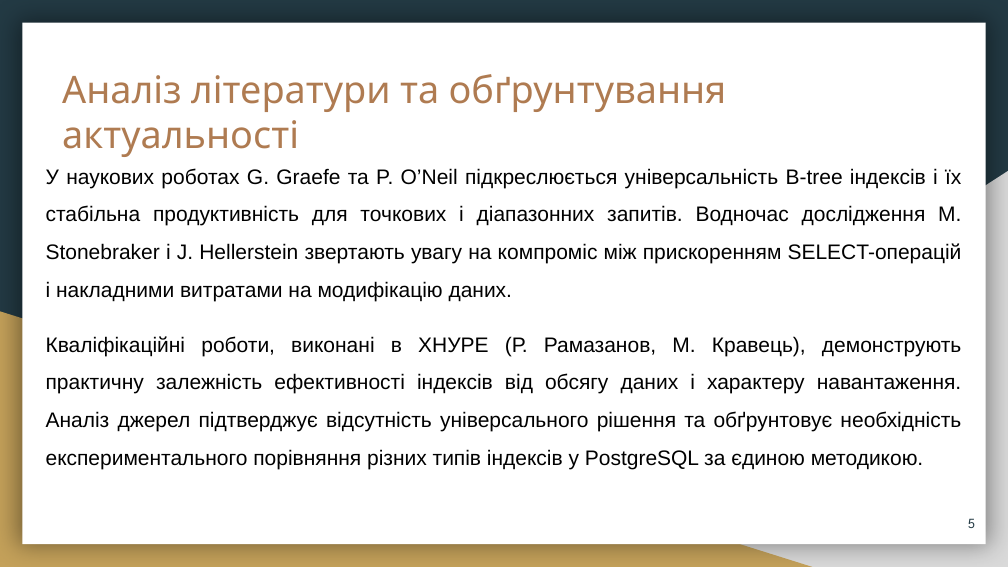
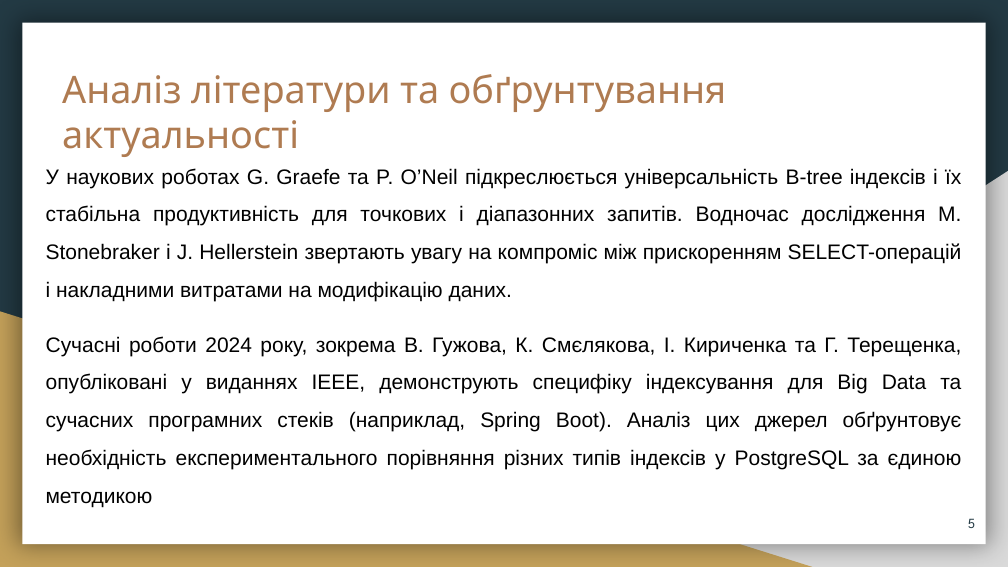
Before and after one commit to yurii-zakharov-cpe/2026_-_-_--24-1_-_-_-, a slide deck: slide 5 of 2026_М_ПІ_ІПЗздм-24-1_Захаров_Ю_Ю.pptx. Drawn at 1008x567 pixels with LibreOffice and Linux fonts; fonts in the diff are those of the drawing. Boxes give left, top, right and bottom in pixels: in the first picture for what was removed or moved away, otherwise in the second. Text is boxed around its words. In the diff, an @@ line names an element or a change of style, - is before the commit and + after.

```diff
--- a/2026_М_ПІ_ІПЗздм-24-1_Захаров_Ю_Ю.pptx
+++ b/2026_М_ПІ_ІПЗздм-24-1_Захаров_Ю_Ю.pptx
@@ text at (46, 336, 962, 507): text changed @@
-Кваліфікаційні роботи, виконані в ХНУРЕ (Р. Рамазанов, М. Кравець), демонструють практичну залежність ефективності індексів від обсягу даних і характеру навантаження. Аналіз джерел підтверджує відсутність універсального рішення та обґрунтовує необхідність експериментального порівняння різних типів індексів у PostgreSQL за єдиною методикою.
+Сучасні роботи 2024 року, зокрема В. Гужова, К. Смєлякова, І. Кириченка та Г. Терещенка, опубліковані у виданнях IEEE, демонструють специфіку індексування для Big Data та сучасних програмних стеків (наприклад, Spring Boot). Аналіз цих джерел обґрунтовує необхідність експериментального порівняння різних типів індексів у PostgreSQL за єдиною методикою
```
Also in this commit, not shown: 3 other slides changed, 1 slide added.
